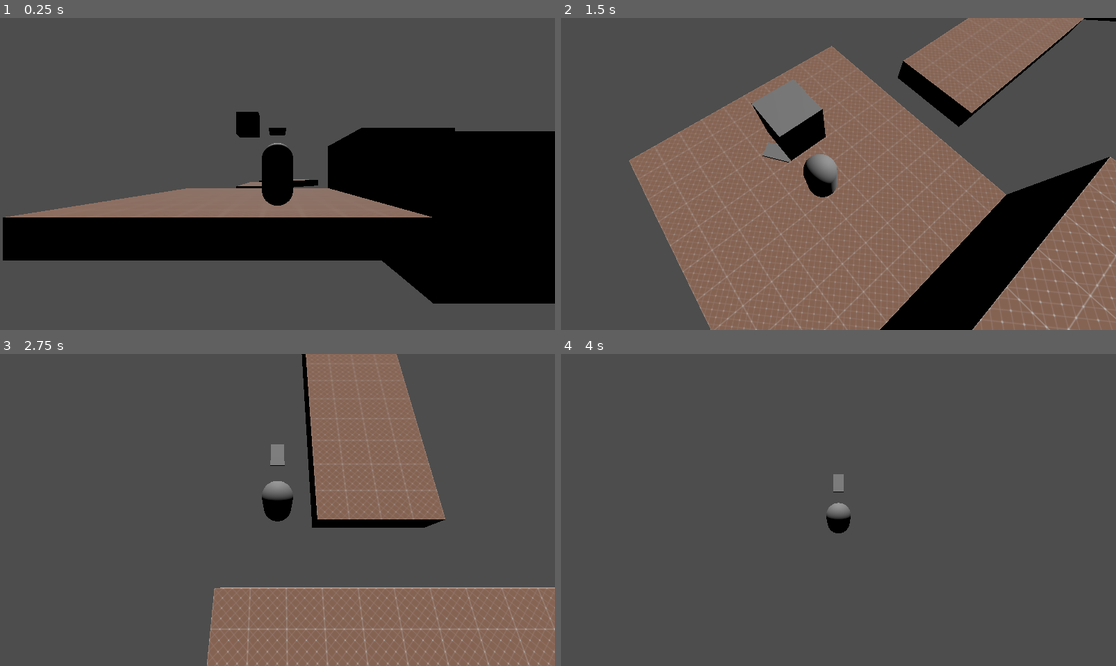
Above: before the commit, frames 1-4 (two rows, left to right).
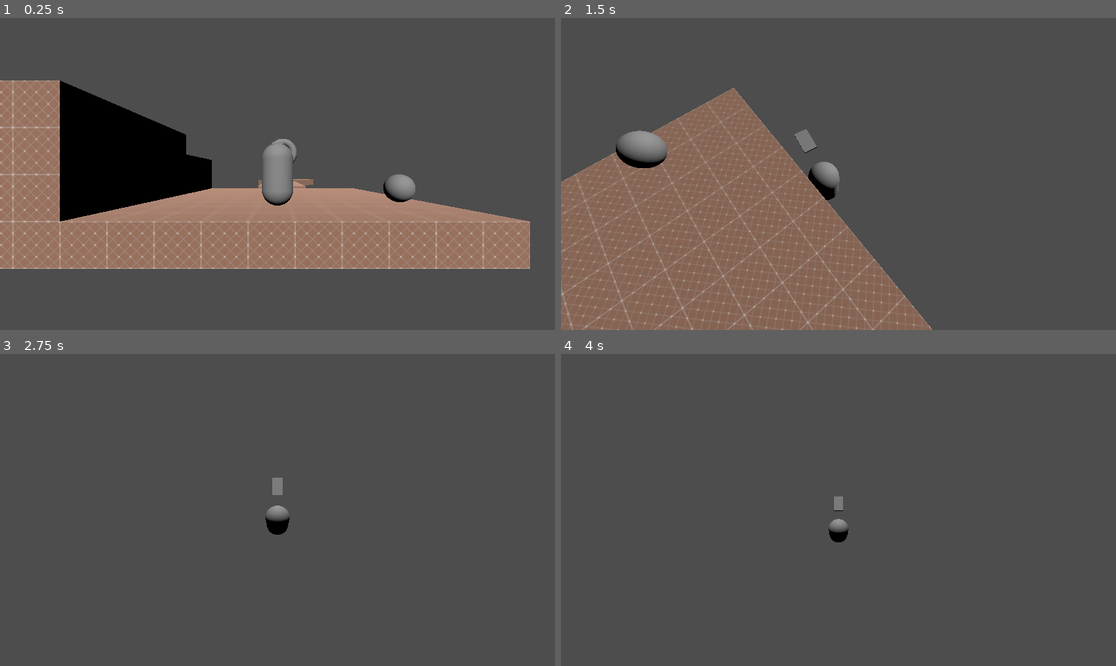
Above: after the commit, the same moments.

Repository: Nigel-Karunaratne/3DPlatformer_Godot4
Game: Godot game, scene res://level_scenes/test_level.tscn
Same seed, same stepped clock (60 frames per second), same inputs: the game is played once before the commit and once after it. The project has no main scene, so this scene is started directly.
Inputs (mouse positions are in pixels of both pictures, inside the frame that each line leads up to):
- Up to frame 1 (0.25 s): no input
- Up to frame 2 (1.5 s): tap Enter at 0.5 s; move the mouse to (866, 174) at 0.52 s; hold W (move_forward) from 0.53 s (still down); tap R at 0.6 s; tap Space (jump) at 0.77 s; move the mouse to (810, 174) at 1.27 s; tap T at 1.35 s
- Up to frame 3 (2.75 s): keep holding W (move_forward); tap Space (jump) at 1.52 s; move the mouse to (288, 503) at 2.02 s; tap R at 2.1 s
- Up to frame 4 (4 s): keep holding W (move_forward); move the mouse to (832, 516) at 2.77 s; tap T at 2.85 s; tap Space (jump) at 3.02, 3.77 s; move the mouse to (877, 513) at 3.52 s; tap R at 3.6 s

The runs differ from the first frame. In frame 1, 47% of the frame differs, in the area x 0-100%, y 20-92%; in frame 2, 52%, in the area x 0-100%, y 0-100%; in frame 3, 28%; in frame 4, 0.5%.

Commit message:
Updated test level
now has launcher, spring, and platforms face the opposite direction

Diff:
--- a/level_scenes/test_level.tscn
+++ b/level_scenes/test_level.tscn
@@ -3,33 +3,20 @@
 [ext_resource type="PackedScene" uid="uid://cjga8w2bc7wiu" path="res://prefab_scenes/player_camera.tscn" id="1_3pse8"]
 [ext_resource type="PackedScene" uid="uid://ceyhw3o4v3g3n" path="res://prefab_scenes/player.tscn" id="1_r1r6b"]
 [ext_resource type="Material" uid="uid://dpm03fq4x77bb" path="res://materials/m_grid_cafeaulait.tres" id="3_0rfjg"]
-
-[sub_resource type="BoxShape3D" id="BoxShape3D_pjlli"]
-
-[sub_resource type="BoxMesh" id="BoxMesh_647md"]
+[ext_resource type="PackedScene" uid="uid://7441bmtmni15" path="res://prefab_scenes/spring.tscn" id="4_oyh3i"]
+[ext_resource type="PackedScene" uid="uid://klut8o1nqtbs" path="res://prefab_scenes/launcher.tscn" id="5_7k8gs"]
 
 [node name="Node3D" type="Node3D"]
-
-[node name="StaticBody3D" type="StaticBody3D" parent="."]
-transform = Transform3D(1, 0, 0, 0, 1, 0, 0, 0, 1, 0, 3.84053, 0)
-collision_mask = 9
-
-[node name="CollisionShape3D" type="CollisionShape3D" parent="StaticBody3D"]
-shape = SubResource("BoxShape3D_pjlli")
-
-[node name="MeshInstance3D" type="MeshInstance3D" parent="StaticBody3D"]
-mesh = SubResource("BoxMesh_647md")
-skeleton = NodePath("../..")
 
 [node name="DirectionalLight3D" type="DirectionalLight3D" parent="."]
 transform = Transform3D(1, 0, 0, 0, 0.79672, 0.604349, 0, -0.604349, 0.79672, 0, 4, 0)
 
 [node name="SpringArm3D2" parent="." node_paths=PackedStringArray("player") instance=ExtResource("1_3pse8")]
-transform = Transform3D(-1, 0, -1.50996e-07, 0, 1, 0, 1.50996e-07, 0, -1, -1.37437, 1.73453, -3.21905)
+transform = Transform3D(1, 0, 0, 0, 1, 0, 0, 0, 1, -0.37437, 1.73453, 5.78095)
 player = NodePath("../CharacterBody3D")
 
 [node name="CharacterBody3D" parent="." node_paths=PackedStringArray("camera") instance=ExtResource("1_r1r6b")]
-transform = Transform3D(1, 0, 0, 0, 1, 0, 0, 0, 1, -1.37437, 0.734527, -3.21905)
+transform = Transform3D(1, 0, 0, 0, 1, 0, 0, 0, 1, -0.37437, 0.734527, 2.78095)
 camera = NodePath("../SpringArm3D2")
 
 [node name="CSGCombiner3D" type="CSGCombiner3D" parent="."]
@@ -40,7 +27,7 @@
 material = ExtResource("3_0rfjg")
 
 [node name="CSGBox3D2" type="CSGBox3D" parent="CSGCombiner3D"]
-transform = Transform3D(1, 0, 0, 0, 1, 0, 0, 0, 1, 0, 0, 12)
+transform = Transform3D(1, 0, 0, 0, 1, 0, 0, 0, 1, 0, 0, -13)
 size = Vector3(4, 1, 10)
 material = ExtResource("3_0rfjg")
 
@@ -55,6 +42,15 @@
 material = ExtResource("3_0rfjg")
 
 [node name="CSGBox3D3" type="CSGBox3D" parent="CSGCombiner3D"]
-transform = Transform3D(0.707107, 0, -0.707107, 0, 1, 0, 0.707107, 0, 0.707107, -3.53553, 0, 23.7071)
+transform = Transform3D(0.707107, 0, -0.707107, 0, 1, 0, 0.707107, 0, 0.707107, 1.41422, 0, -26.4975)
 size = Vector3(4, 1, 10)
 material = ExtResource("3_0rfjg")
+
+[node name="Spring" parent="." instance=ExtResource("4_oyh3i")]
+transform = Transform3D(1, 0, 0, 0, 1, 0, 0, 0, 1, 4, 1, 2)
+velocity = 50.0
+
+[node name="Launcher" parent="." instance=ExtResource("5_7k8gs")]
+transform = Transform3D(1, 0, 0, 0, 1, 0, 0, 0, 1, 0, 3, -5)
+velocity = 100.0
+additional_direction = Vector3(0, 5, 0)
